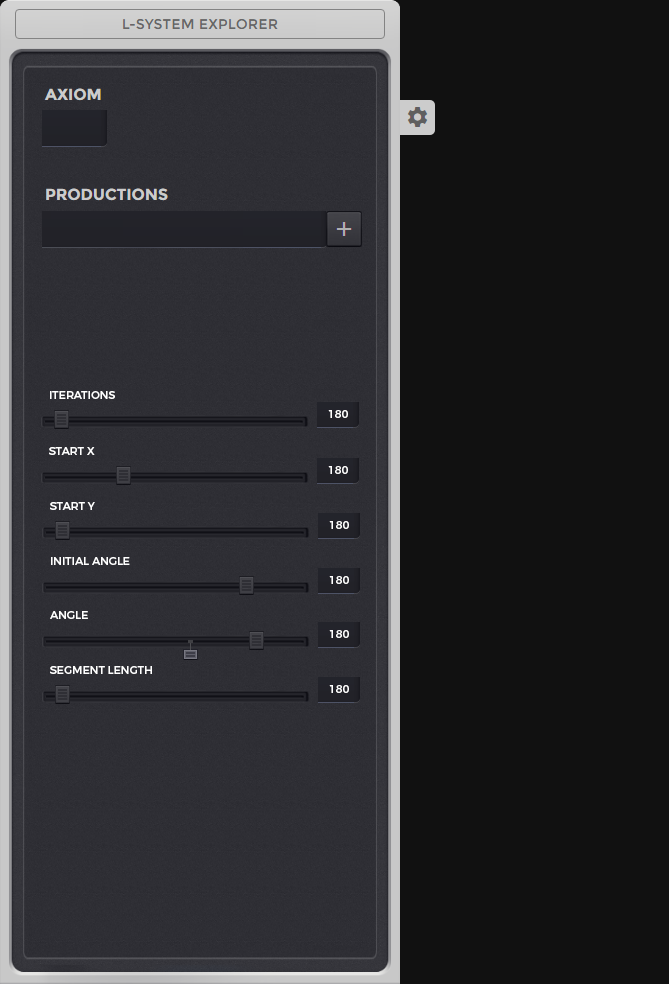
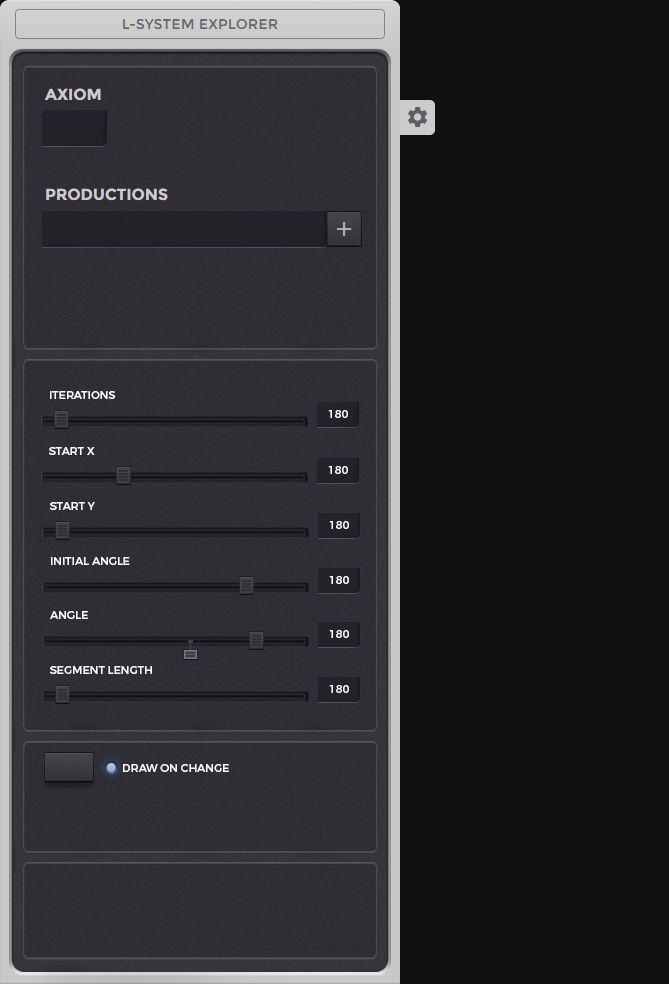
Before/after of a 669×984 layered artwork. What changed in the layer stack:
renamed "separator 3" to "separator 1", showed it over <box>12,330,388,370</box>
renamed "separator 1" to "separator 2", showed it over <box>12,712,388,752</box>
added layer "DRAW ON CHANGE" above "light on" over <box>123,764,229,772</box>
added layer "light on" above "button" over <box>99,755,123,780</box>
added layer "button" above "button down" over <box>44,752,94,789</box>
added layer "button down" above "separator 3" over <box>44,752,94,790</box>
renamed "separator 2" to "separator 3", showed it over <box>12,833,388,873</box>
